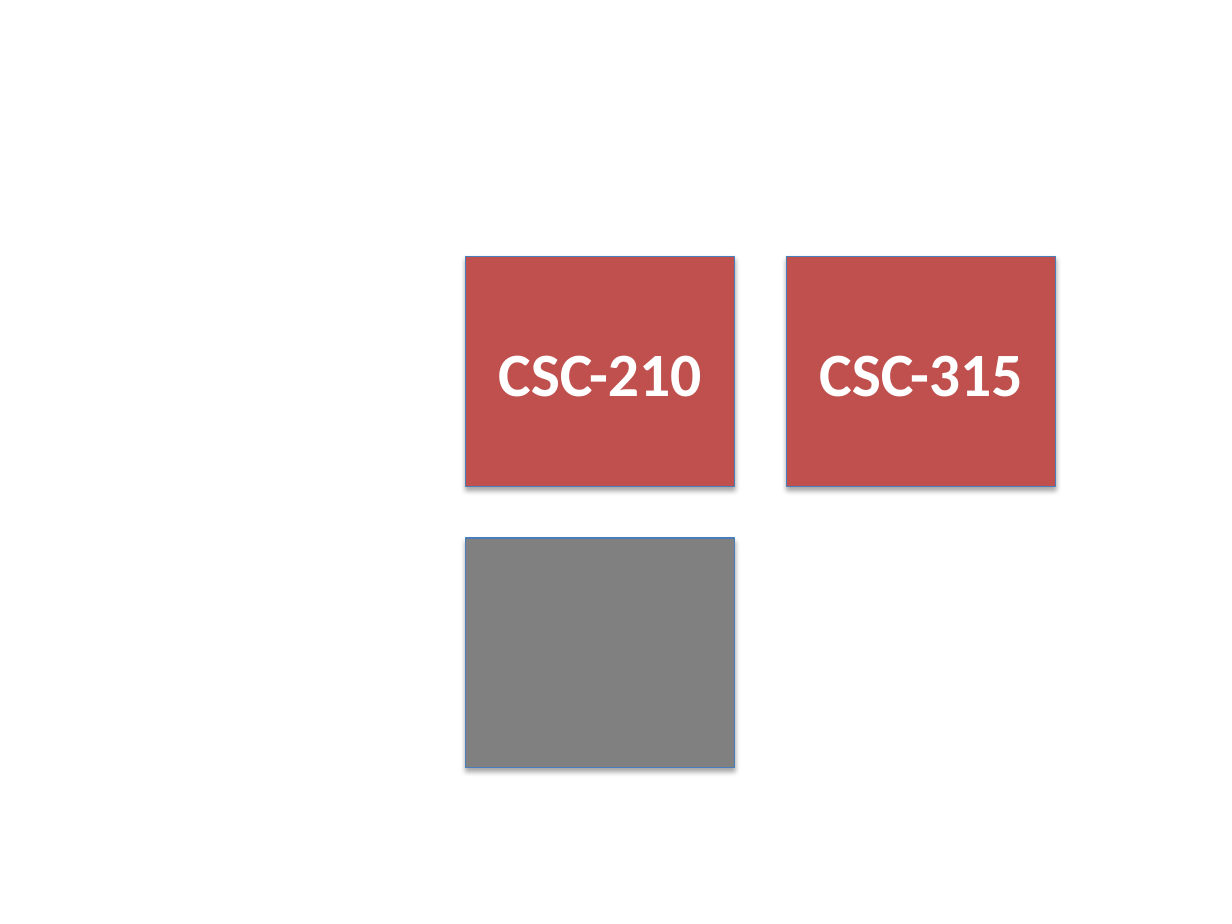
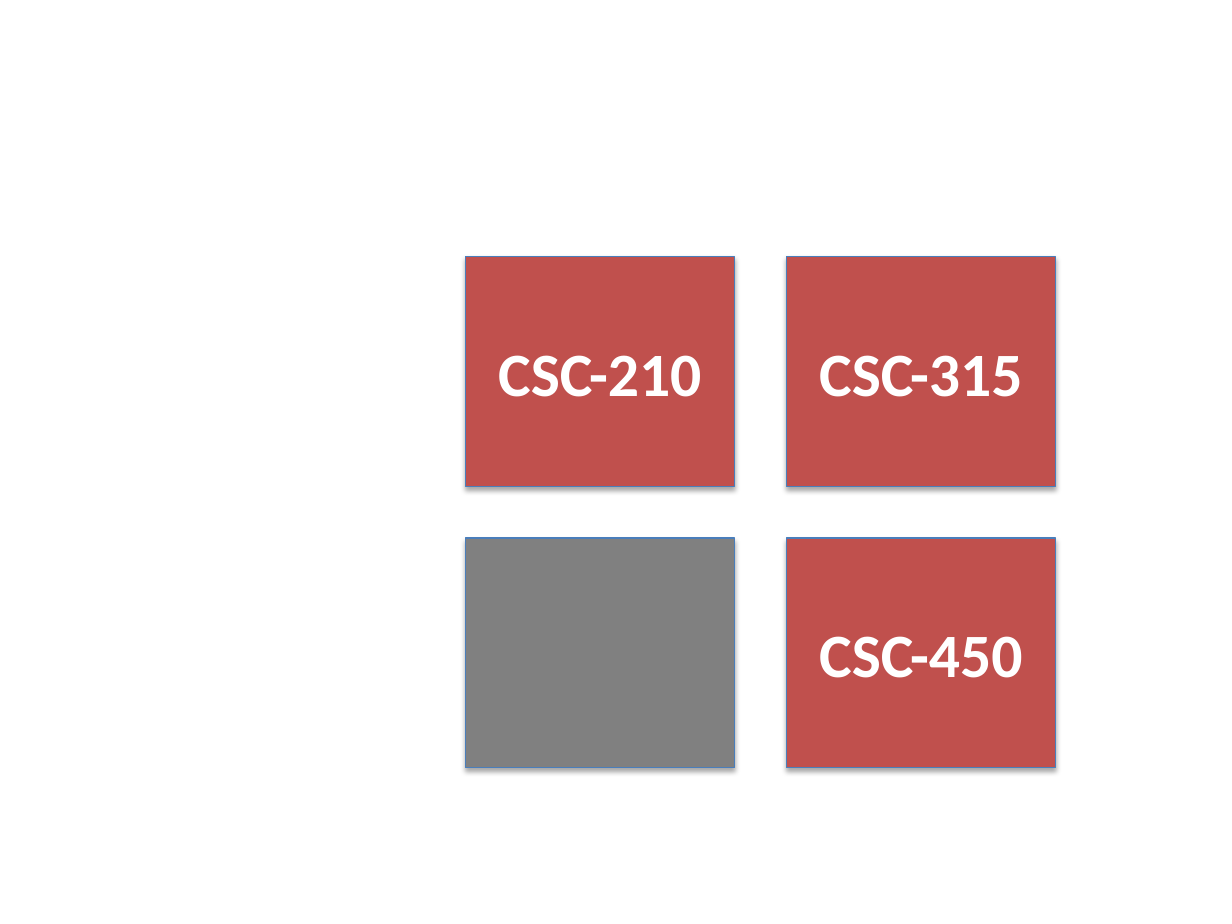
Before and after one commit to gdancik/gdancik.github.io, a slide deck: slide 1 of img/portfolio/img.pptx. Drawn at 1232x924 pixels with LibreOffice and Linux fonts; fonts in the diff are those of the drawing. Boxes give left, top, right and bottom in pixels: in the first picture for what was removed or moved away, otherwise in the second. Text is boxed around its words. In the diff, an @@ line names an element or a change of style, - is before the commit and + after.

```diff
--- a/img/portfolio/img.pptx
+++ b/img/portfolio/img.pptx
@@ rectangle added at [786,538,1056,768], fill #C0504D, outline #4B7EBC 0.75 pt, 36 pt, text #FFFFFF, bold @@
+CSC-450
```
Also in this commit, not shown: 3 other files.
